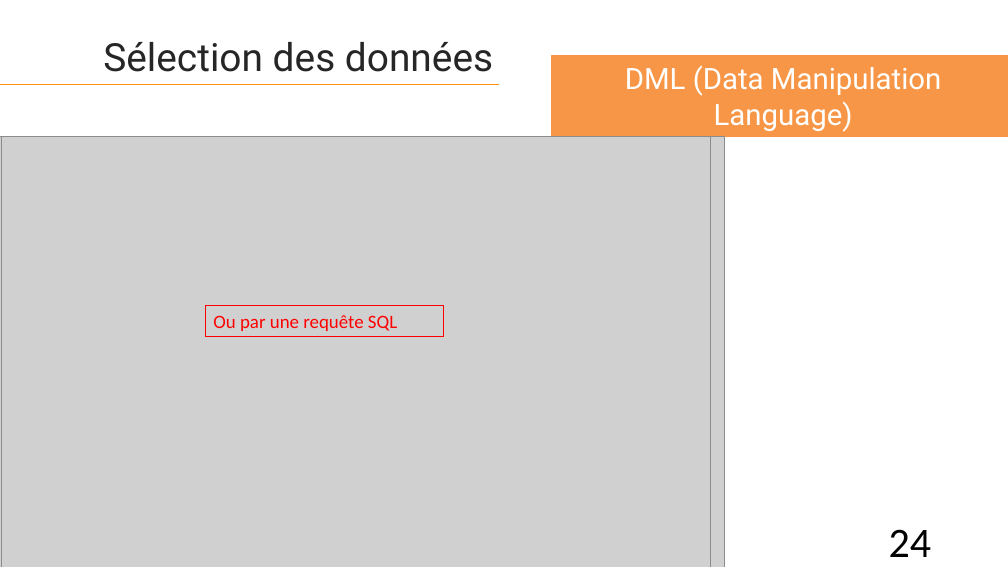
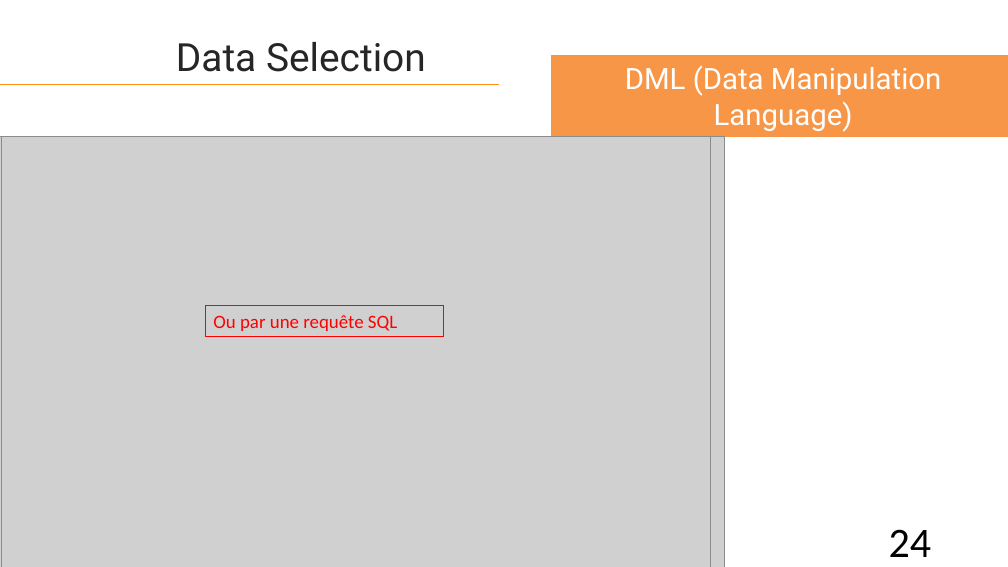
Before and after one commit to lahcenrahlaoui/Wingardium_Leviosaaaa, a slide deck: slide 24 of Presentation-projet-SQLite (1) - Copy.pptx. Drawn at 1008x567 pixels with LibreOffice and Linux fonts; fonts in the diff are those of the drawing; grey boxes stand for pictures. Boxes give left, top, right and bottom in pixels: in the first picture for what was removed or moved away, otherwise in the second. Text is boxed around its words. In the diff, an @@ line names an element or a change of style, - is before the commit and + after.

```diff
--- a/Presentation-projet-SQLite (1) - Copy.pptx
+++ b/Presentation-projet-SQLite (1) - Copy.pptx
@@ text at box(176, 42, 426, 72): text changed @@
-Sélection des données
+Data Selection
```
Also in this commit, not shown: 17 other slides changed.
